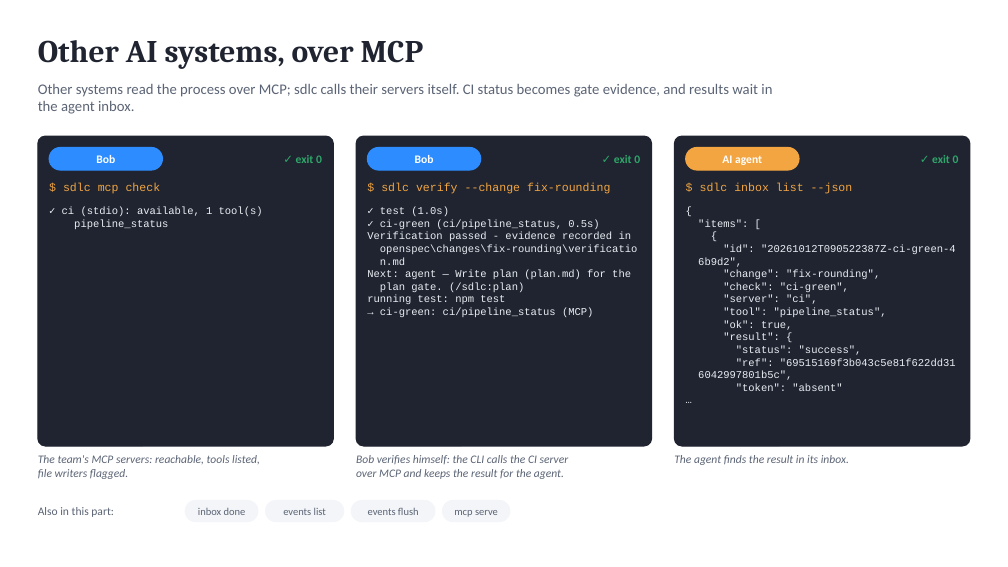
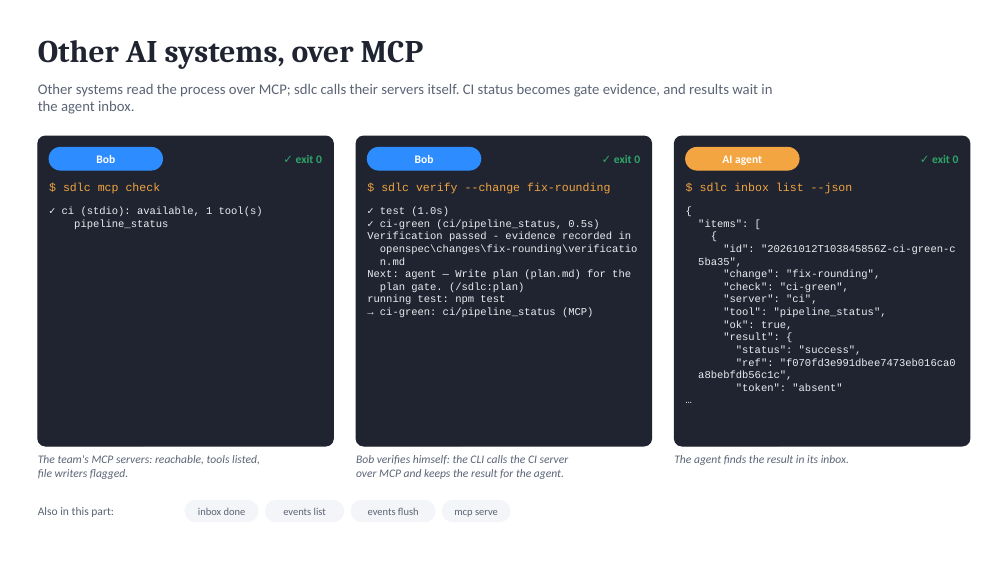
Before and after one commit to marin-ai-tech/sdlc, a slide deck: slide 19 of docs/demo/sdlc-calculator-demo.en.pptx. Drawn at 1008x567 pixels with LibreOffice and Linux fonts; fonts in the diff are those of the drawing. Boxes give left, top, right and bottom in pixels: in the first picture for what was removed or moved away, otherwise in the second. Text is boxed around its words. In the diff, an @@ line names an element or a change of style, - is before the commit and + after.

```diff
--- a/docs/demo/sdlc-calculator-demo.en.pptx
+++ b/docs/demo/sdlc-calculator-demo.en.pptx
@@ text at [698, 245, 956, 267]: text changed @@
-"id": "20261012T090522387Z-ci-green-4
-6b9d2",
+"id": "20261012T103845856Z-ci-green-c
+5ba35",
@@ text at [698, 358, 956, 380]: text changed @@
-"ref": "69515169f3b043c5e81f622dd31
-6042997801b5c",
+"ref": "f070fd3e991dbee7473eb016ca0
+a8bebfdb56c1c",
```
Also in this commit, not shown: 5 other slides changed, 59 other files.
